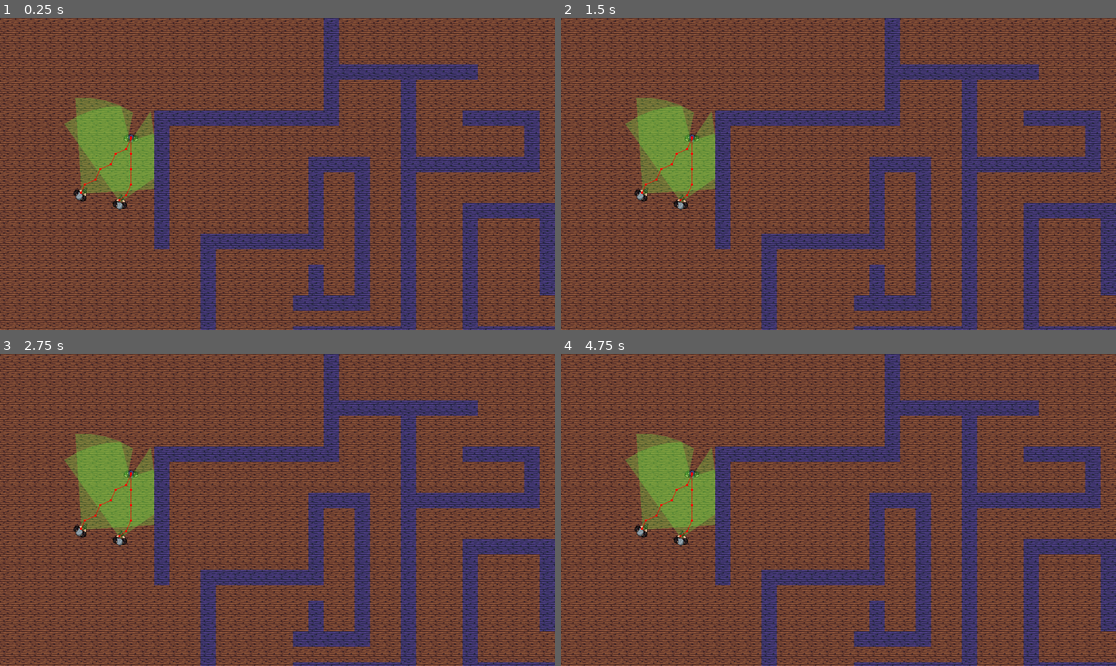
Above: before the commit, frames 1-4 (two rows, left to right).
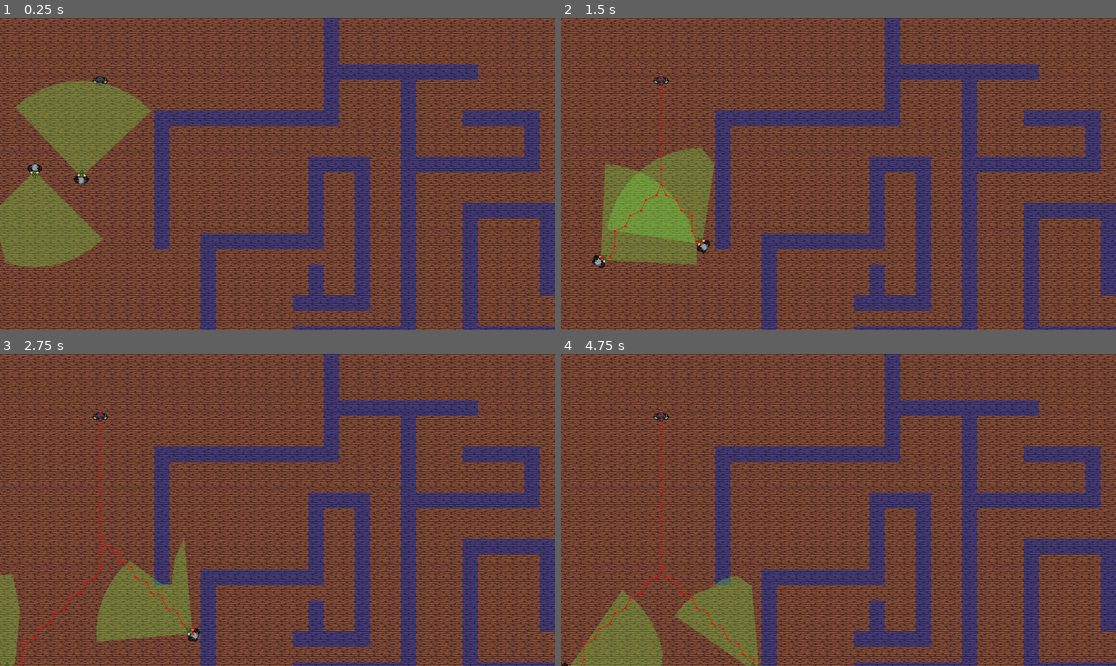
Above: after the commit, the same moments.

Repository: HugoOkumura/Midnight_Thrasher
Game: Godot game, scene res://Arquivos_de_teste/test_map.tscn
The game is run twice, just before and just after one commit, with the same random seed, the same clock (stepped at 60 frames per second) and the same inputs.
Inputs:
- Up to frame 1 (0.25 s): no input
- Up to frame 2 (1.5 s): no input
- Up to frame 3 (2.75 s): no input
- Up to frame 4 (4.75 s): no input

The runs differ from the first frame. In frame 1, 9.5% of the frame differs, in the area x 0-28%, y 18-80%; in frame 2, 8.3%; in frame 3, 8.5%; in frame 4, 9.0%.

Commit message:
naum sei

Diff:
--- a/Arquivos_de_teste/test_map.tscn
+++ b/Arquivos_de_teste/test_map.tscn
@@ -156,7 +156,8 @@
 layer_0/tile_data = PackedInt32Array(0, 3, 0, 65536, 3, 0, 131072, 3, 0, 196608, 3, 0, 262144, 3, 0, 327680, 3, 0, 3932 …(18828 unchanged characters)…
 
 [node name="Jogador" type="CharacterBody2D" parent="." groups=["Jogador"]]
-position = Vector2(272, 248)
+position = Vector2(208, 128)
+collision_mask = 31
 script = ExtResource("2_n7gs2")
 metadata/_edit_group_ = true
 
@@ -178,6 +179,7 @@
 [node name="Inimigo_classe" parent="Path2D/PathFollow2D" instance=ExtResource("5_61axr")]
 
 [node name="Path2D2" type="Path2D" parent="."]
+position = Vector2(-176, -96)
 curve = SubResource("Curve2D_ptkmn")
 metadata/_edit_group_ = true
 
--- a/Inimigo/Inimigo.gd
+++ b/Inimigo/Inimigo.gd
@@ -17,15 +17,18 @@
 	var navigation_map = get_tree().get_first_node_in_group("tilemap").get_navigation_map(0)
 	NavigationServer2D.agent_set_map(nav2d.get_rid(), navigation_map)
 	nav2d.set_navigation_map(navigation_map)
-	current_speed = walk_speed
+	#current_speed = walk_speed
 
 func move_to_position(target_position: Vector2):
-	var motion = position.direction_to(target_position) * current_speed
-	nav2d.set_velocity_forced(motion)
+	print("player pos: ",nav_target.global_position)
+	print("targ pos: ",target_position)
+	var motion = (position.direction_to(target_position)*walk_speed)
+	#nav2d.set_velocity_forced(motion)
 	look_at(target_position)
 	velocity = motion
 	move_and_slide()
-	distance = self.global_position.distance_to(nav_target.global_position)
+#	distance = self.global_position.distance_to(nav_target.global_position)
+	set_distance(self.global_position, nav_target.global_position)
 
 func move_along_path(path: PathFollow2D, delta: float):
 	path.progress += walk_speed * delta
@@ -49,3 +52,6 @@
 
 func get_distance() -> float:
 	return distance
+
+func set_distance(inimigo_pos : Vector2, jogador_pos: Vector2):
+	distance = inimigo_pos.distance_to(jogador_pos)
--- a/Inimigo/InimigoAtaque.gd
+++ b/Inimigo/InimigoAtaque.gd
@@ -12,7 +12,6 @@
 
 func Enter(_args):
 	ani_sprite.play("parado_armado")
-	print(arma_inimigo.shoot_time)
 	shoot()
 
 func Physics_Update(_delta: float):
@@ -28,6 +27,7 @@
 		Transitioned.emit(self, "InimigoSeguir", null)
 
 	time_elapsed += _delta
+	inimigo.set_distance(inimigo.global_position, player_position)
 
 func shoot():
 	time_elapsed = 0
--- a/Inimigo/InimigoSeguir.gd
+++ b/Inimigo/InimigoSeguir.gd
@@ -11,6 +11,7 @@
 
 func Enter(_args):
 	ani_sprite.play("seguir_armado")
+	#print(nav.get_navigation_map())
 
 func Physics_Update(_delta: float):
 	player_position = inimigo.get_target().global_position
